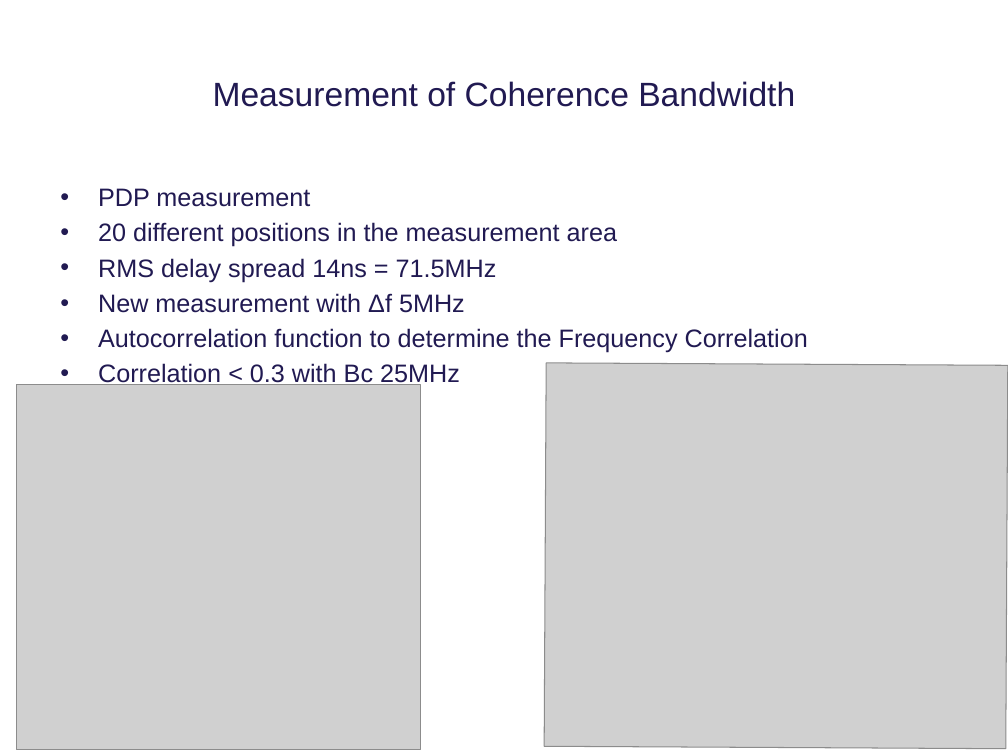
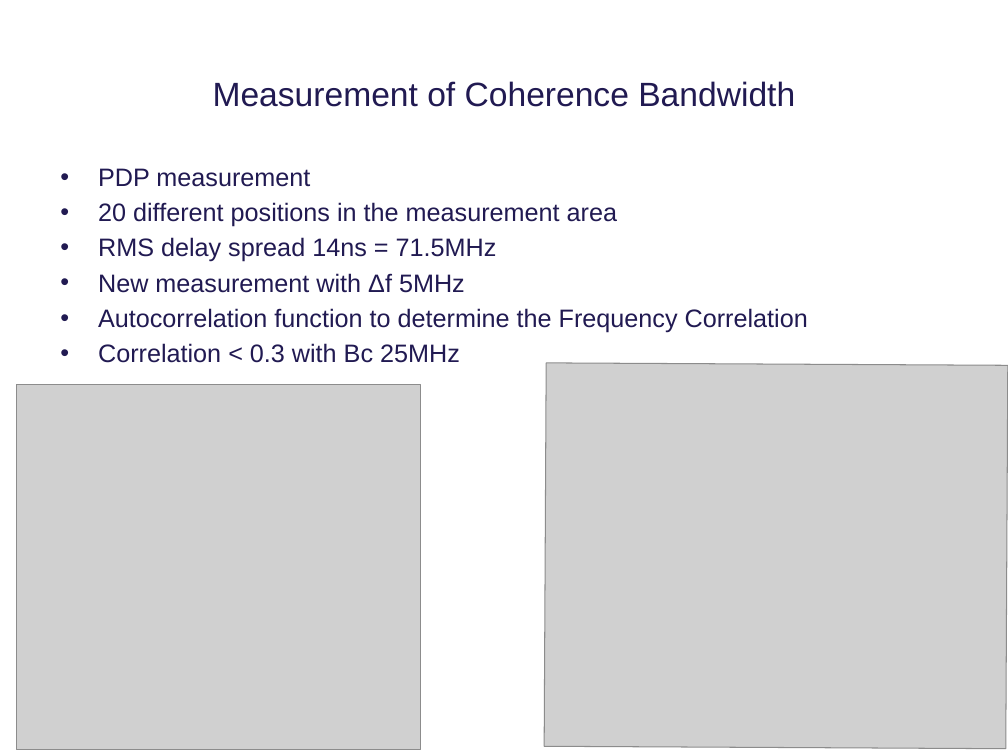
Before and after one commit to tkjj13/P8, a slide deck: slide 19 of ppt/final.pptx. Drawn at 1008x756 pixels with LibreOffice and Linux fonts; fonts in the diff are those of the drawing; grey boxes stand for pictures; background and template pictures are left out. Boxes give left, top, right and bottom in pixels: in the first picture for what was removed or moved away, otherwise in the second. Text is boxed around its words. In the diff, an @@ line names an element or a change of style, - is before the commit and + after.

```diff
--- a/ppt/final.pptx
+++ b/ppt/final.pptx
@@ text "PDP measurement" rewrapped from (98,188,808,388) to (98,168,808,363) @@
```
Also in this commit, not shown: 6 other slides changed.
